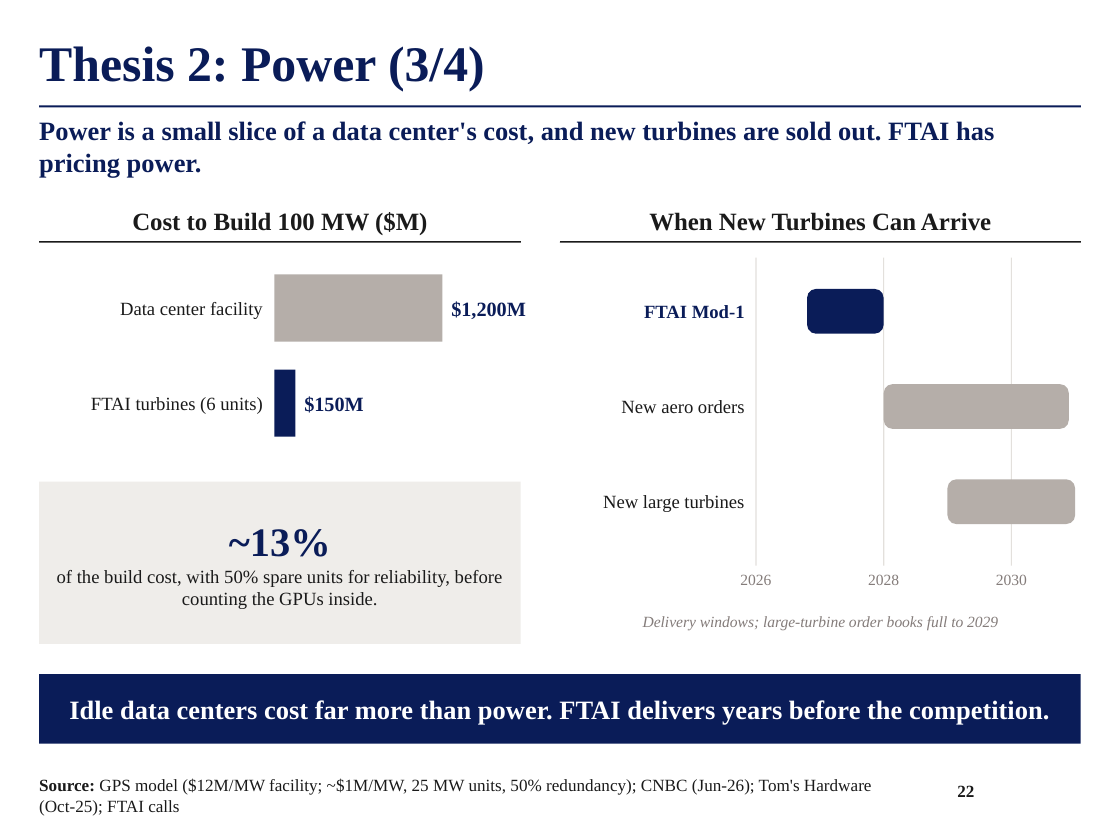
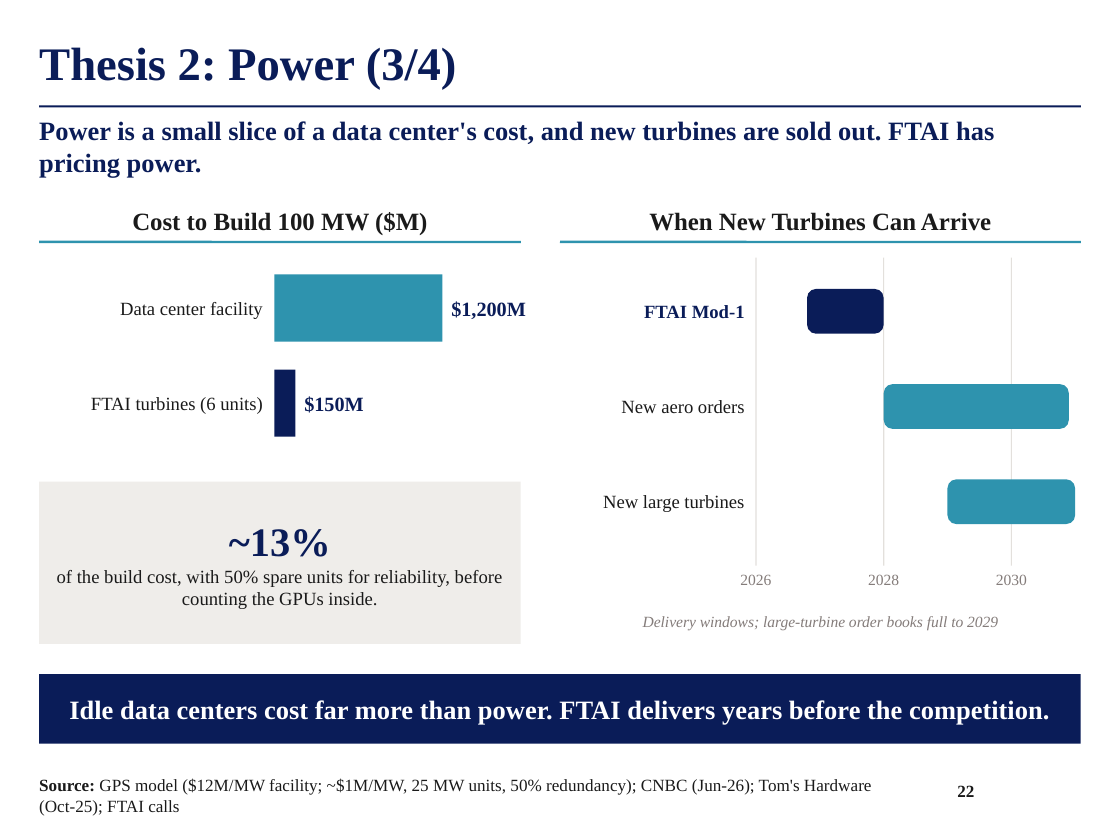
Before and after one commit to maxlsmls-dot/SPOT, a slide deck: slide 22 of deck/FTAI_Long_Pitch.pptx. Drawn at 1120x840 pixels with LibreOffice and Linux fonts; fonts in the diff are those of the drawing; background and template pictures are left out. Boxes give left, top, right and bottom in pixels: in the first picture for what was removed or moved away, otherwise in the second. Text is boxed around its words. In the diff, an @@ line names an element or a change of style, - is before the commit and + after.

```diff
--- a/deck/FTAI_Long_Pitch.pptx
+++ b/deck/FTAI_Long_Pitch.pptx
@@ title "Thesis 2: Power (3/4)" at (x1=39, y1=47, x2=457, y2=90): size 32 to 30 pt @@
@@ line (39, 242) - (521, 242): stroke #1A1A1A 1 pt to #2E93AE 1.5 pt @@
@@ line (560, 242) - (1081, 242): stroke #1A1A1A 1 pt to #2E93AE 1.5 pt @@
@@ fill #B5AEA9 to #2E93AE in 3 elements at (x1=274, y1=274, x2=442, y2=342), (x1=884, y1=384, x2=1068, y2=429), (x1=948, y1=479, x2=1075, y2=524) @@
```
Also in this commit, not shown: 34 other slides changed, 2 other files.
